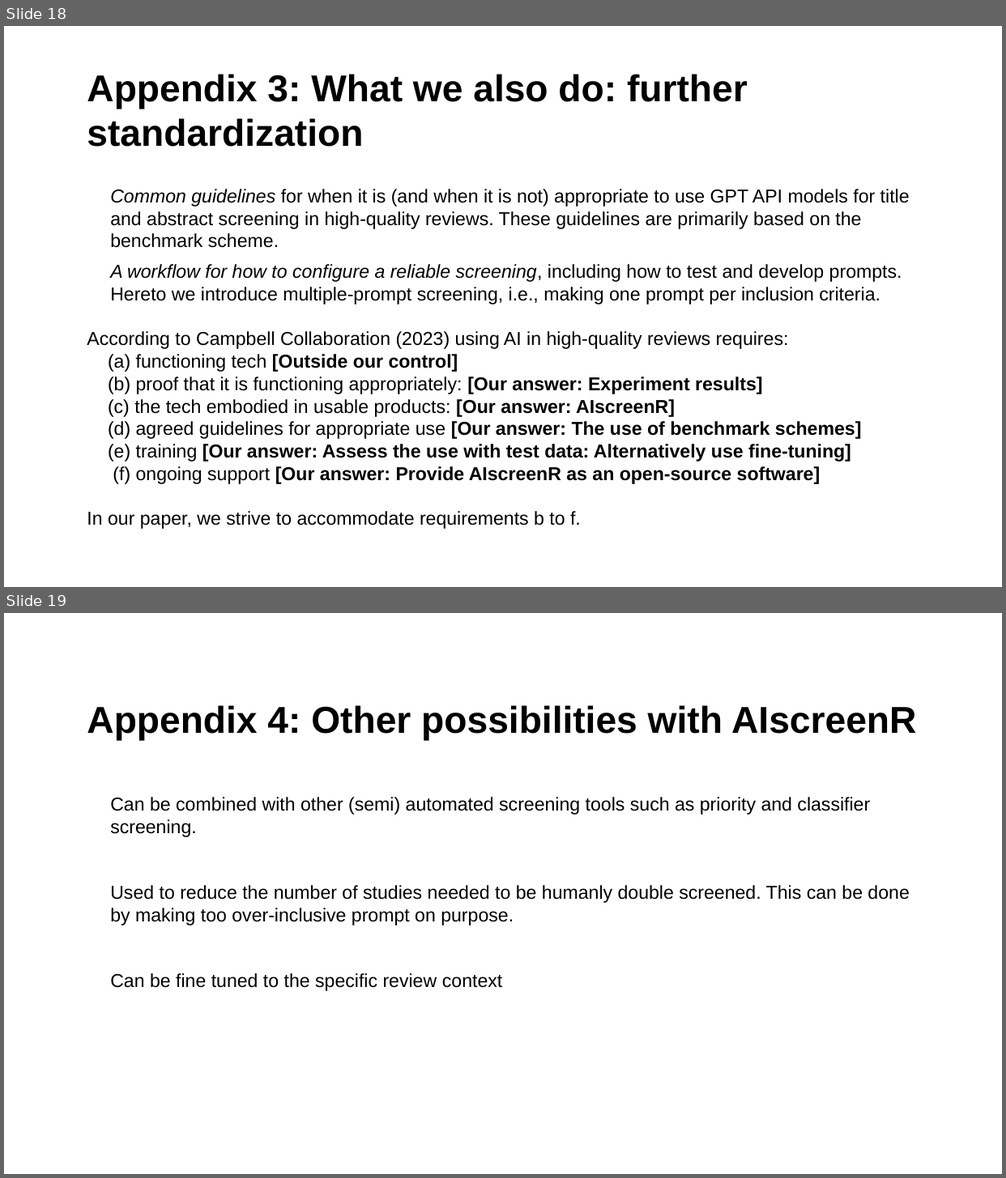
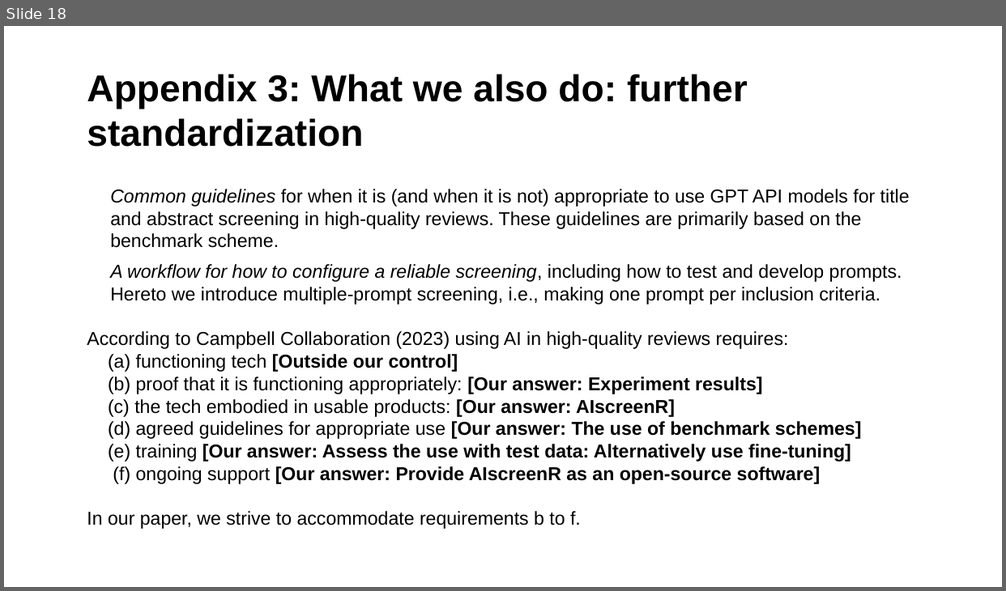
Before and after one commit to MikkelVembye/IRM2026, a slide deck: screen-with-gpt-models.pptx. Shown one above the other, each under a label of ours: slides 18 and 19 before the commit, slide 18 after it. The pictures are 1006x1178 and 1006x591 pixels, drawn with LibreOffice and Linux fonts; fonts in the diff are those of the drawing; background and template pictures are left out. Boxes give left, top, right and bottom in pixels: in the first picture for what was removed or moved away, otherwise in the second. Text is boxed around its words. In the diff, an @@ line names an element or a change of style, - is before the commit and + after.

```diff
--- a/screen-with-gpt-models.pptx
+++ b/screen-with-gpt-models.pptx
@@ slide 19 removed at [4,613,1002,1174], background #FFFFFF @@
@@ title removed at [87,705,916,741] @@
-Appendix 4: Other possibilities with AIscreenR
@@ text removed at [110,797,909,991] @@
-• Can be combined with other (semi) automated screening tools such as priority and classifier screening.
-• Used to reduce the number of studies needed to be humanly double screened. This can be done by making too over-inclusive prompt on purpose.
-• Can be fine tuned to the specific review context
```
Also in this commit, not shown: 11 slides changed, 1 other file.
